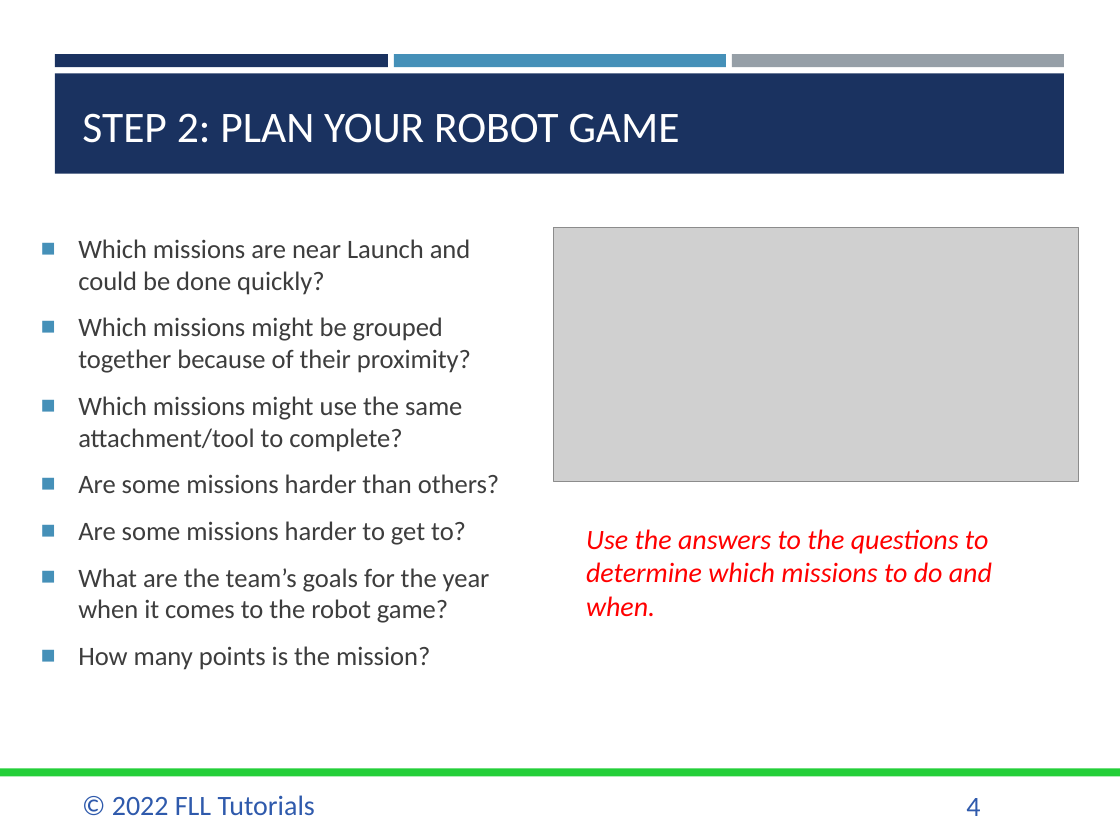
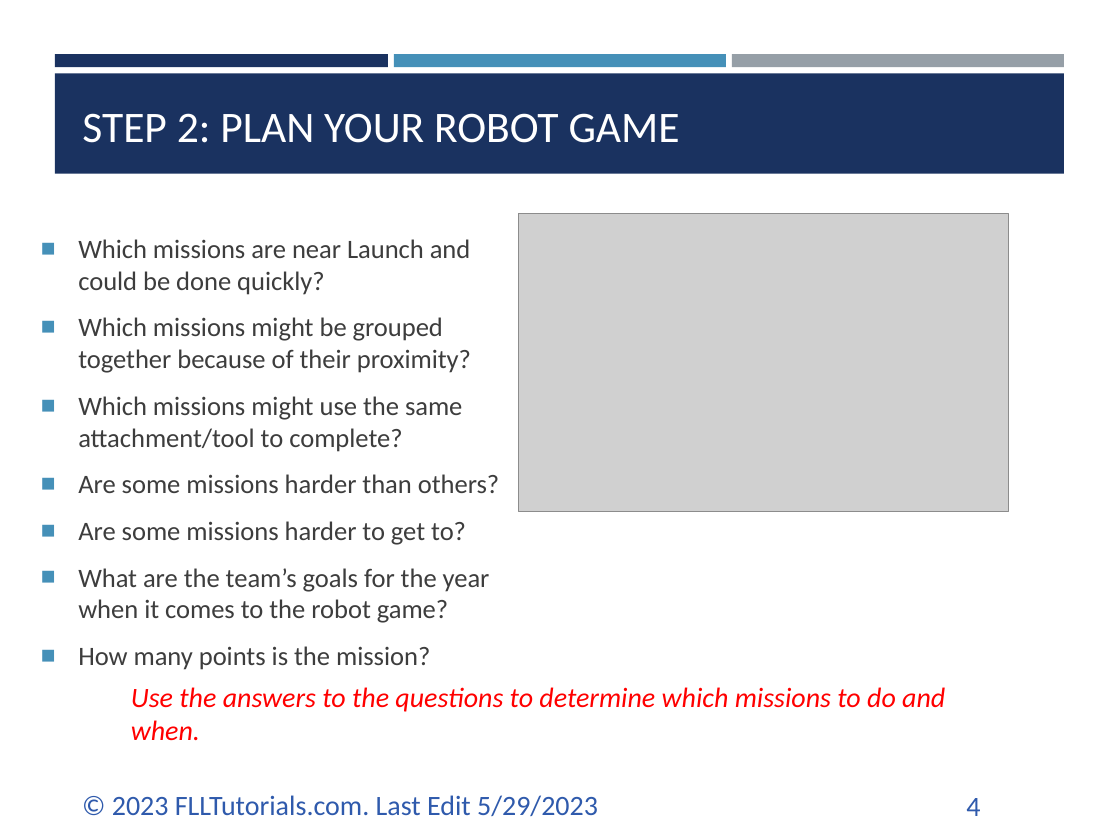
Before and after one commit to ev3lessons/FLL-Tutorials, a slide deck: slide 4 of translations/en-us/RobotGame/MissionStrategy.pptx. Drawn at 1120x840 pixels with LibreOffice and Linux fonts; fonts in the diff are those of the drawing; grey boxes stand for pictures. Boxes give left, top, right and bottom in pixels: in the first picture for what was removed or moved away, otherwise in the second. Text is boxed around its words. In the diff, an @@ line names an element or a change of style, - is before the commit and + after.

Commit message:
Updated all Robot Design lessons

```diff
--- a/translations/en-us/RobotGame/MissionStrategy.pptx
+++ b/translations/en-us/RobotGame/MissionStrategy.pptx
@@ picture resized from (x1=553, y1=227, x2=1079, y2=482) to (x1=519, y1=214, x2=1008, y2=512) @@
@@ text "Use the answers to the ..." rewrapped from (x1=586, y1=529, x2=992, y2=583) to (x1=131, y1=687, x2=945, y2=712) @@
@@ rectangle removed at (x1=0, y1=768, x2=1120, y2=776) @@
@@ text at (x1=112, y1=795, x2=598, y2=816): text changed @@
-© 2022 FLL Tutorials
+© 2023 FLLTutorials.com. Last Edit 5/29/2023
```
Also in this commit, not shown: 8 other slides changed, 35 other files.
